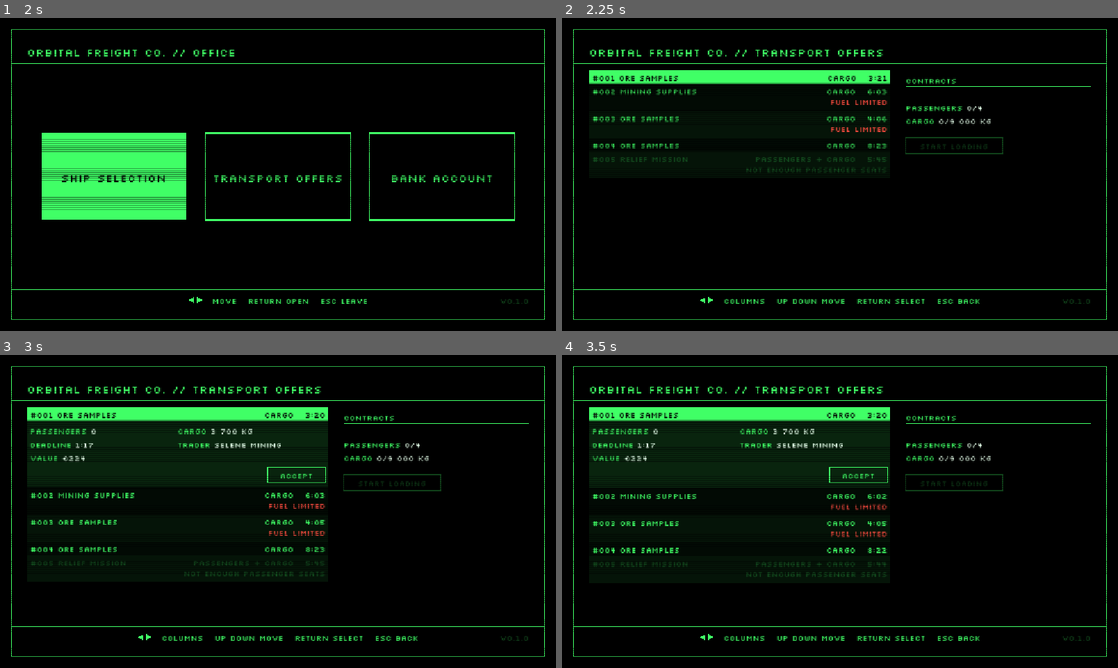
Above: before the commit, frames 1-4 (two rows, left to right).
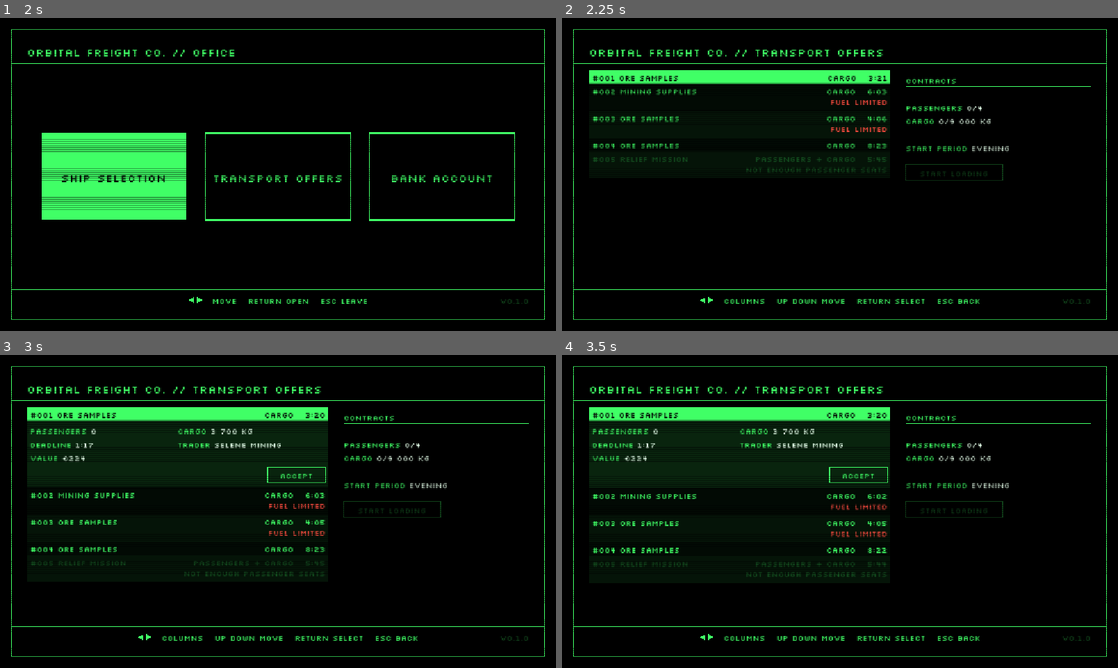
Above: after the commit, the same moments.

Repository: pkopczynski/lunar-lander
Game: Godot game, scene res://main.tscn
The game is run twice, just before and just after one commit, with the same random seed, the same clock (stepped at 60 frames per second) and the same inputs.
Inputs (mouse positions are in pixels of both pictures, inside the frame that each line leads up to):
- Up to frame 1 (2 s): tap Enter (ui_accept) at 0.5, 1.35, 1.52, 1.82 s; move the mouse to (400, 158) at 0.52 s; hold Right (ui_right) 0.53-1.28 s; hold Enter (ui_accept) 0.53-1.28 s; click (400, 158) at 0.67 s; move the mouse to (166, 190) at 1.27 s; hold Down (ui_down) from 1.28 s (still down)
- Up to frame 2 (2.25 s): move the mouse to (895, 105) at 2.02 s; release Down (ui_down) at 2.03 s; hold Right (ui_right) from 2.03 s (still down); hold Enter (ui_accept) from 2.03 s (still down)
- Up to frame 3 (3 s): tap R (restart) at 2.75 s; move the mouse to (250, 574) at 2.77 s; release Right (ui_right) at 2.78 s; release Enter (ui_accept) at 2.78 s; hold Up (ui_up) from 2.78 s (still down); tap Enter (ui_accept) at 2.85 s; click (250, 574) at 2.92 s
- Up to frame 4 (3.5 s): keep holding Up (ui_up); tap Enter (ui_accept) at 3.02, 3.32 s

Frame 1 is identical in both runs. In frame 2, 0.5% of the frame differs, in the area x 61-81%, y 38-52%; in frame 3, 0.5%; in frame 4, 0.5%.

Commit message:
feat: choose when a mission starts with a START PERIOD row
The Transport offers screen's Contracts column gains a START PERIOD row above START LOADING (Morning, Day, Evening or Night), reached with Up/Down with or without Contracts and cycled with Return. Each time the Office opens it starts on the period holding the local time. START LOADING sets the local time to a random whole minute within the chosen period, re-rolled for every mission; changing the row alone leaves the time alone.

Co-Authored-By: Claude Opus 5.5 <noreply@anthropic.com>

Diff:
--- a/office.gd
+++ b/office.gd
@@ -111,6 +111,7 @@
 
 @onready var lander: Lander = $"../Lander"
 @onready var economy: Economy = $"../Economy"
+@onready var clock: PlanetClock = $"../PlanetClock"
 @onready var terminal: Control = $Terminal
 
 
@@ -219,6 +220,7 @@
 	visible = true
 	screen = Screen.MAIN
 	popup = PopupKind.NONE
+	transport_offers.reset_mission_rows(clock)
 	get_tree().paused = true
 	power_to(1.0)
 
@@ -232,9 +234,13 @@
 		after_closing.call())
 
 
-# Loading starts over the flight view once the Terminal is off.
+# Loading starts over the flight view once the Terminal is off, and the mission starts in the
+# chosen start period: the local time is re-rolled within it every time.
 func start_loading() -> void:
-	power_off(economy.start_loading)
+	var period := transport_offers.start_period
+	power_off(func() -> void:
+		clock.start_mission(clock.location, period)
+		economy.start_loading())
 
 
 func power_to(target: float, done := Callable()) -> void:
--- a/planet_clock.gd
+++ b/planet_clock.gd
@@ -57,6 +57,11 @@
 	location_changed.emit(location)
 
 
+# The start period holding the local time.
+func start_period() -> StartPeriod:
+	return floori(minutes) / PERIOD_MINUTES as StartPeriod
+
+
 func hhmm() -> String:
 	var whole := floori(minutes)
 	return "%02d:%02d" % [whole / 60, whole % 60]
--- a/tests/test_remove_contract.gd
+++ b/tests/test_remove_contract.gd
@@ -11,22 +11,32 @@
 	await press(&"ui_right")
 
 
-func test_up_and_down_select_each_contract_then_start_loading() -> void:
+# From START LOADING, Up past START PERIOD to the last Contract.
+func up_to_last_contract() -> void:
+	await press(&"ui_up")
+	await press(&"ui_up")
+
+
+func test_up_and_down_select_each_contract_then_start_period_and_start_loading() -> void:
 	var first := known_offer(1, 0.0)
 	var second := known_offer(0, 1000.0)
 	await accept_and_focus_contracts([first, second])
-	check(offers().selected_contract() == null, "Right should land on START LOADING")
+	check(offers().on_start_loading(), "Right should land on START LOADING")
 	await press(&"ui_up")
-	check(offers().selected_contract() == second, "Up should select the last Contract")
+	check(offers().selected_mission_line() == "START PERIOD", "Up should select START PERIOD")
+	await press(&"ui_up")
+	check(offers().selected_contract() == second, "Up again should select the last Contract")
 	await press(&"ui_up")
 	check(offers().selected_contract() == first, "Up again should select the first Contract")
 	await press(&"ui_up")
 	check(offers().selected_contract() == first, "Up should stop at the first Contract")
 	await press(&"ui_down")
 	await press(&"ui_down")
-	check(offers().selected_contract() == null, "Down should reach START LOADING after the Contracts")
+	check(offers().selected_mission_line() == "START PERIOD", "Down should reach START PERIOD after the Contracts")
 	await press(&"ui_down")
-	check(offers().selected_contract() == null, "Down should stop at START LOADING")
+	check(offers().on_start_loading(), "Down should reach START LOADING after START PERIOD")
+	await press(&"ui_down")
+	check(offers().on_start_loading(), "Down should stop at START LOADING")
 	await press(&"ui_accept")
 	await wait_for_terminal()
 	check(economy().phase == Economy.Phase.LOADING, "Return on START LOADING should still start loading")
@@ -35,7 +45,7 @@
 func test_return_on_a_contract_asks_remove_contract_and_no_or_escape_keep_it() -> void:
 	var offer := known_offer(1, 0.0)
 	await accept_and_focus_contracts([offer])
-	await press(&"ui_up")
+	await up_to_last_contract()
 	await press(&"ui_accept")
 	check(office().popup == Office.PopupKind.REMOVE_CONTRACT, "Return on a Contract should ask to remove it")
 	check(office().popup_text() == "REMOVE CONTRACT?", "the popup should ask REMOVE CONTRACT?, got %s" % office().popup_text())
@@ -55,7 +65,7 @@
 	var kept := known_offer(1, 1000.0)
 	var removed := known_offer(2, 2000.0)
 	await accept_and_focus_contracts([kept, removed])
-	await press(&"ui_up")
+	await up_to_last_contract()
 	check(offers().selected_contract() == removed, "Up should select the last Contract")
 	await press(&"ui_accept")
 	await press(&"ui_left")
@@ -77,12 +87,12 @@
 func test_removing_the_last_contract_dims_start_loading() -> void:
 	var offer := known_offer(1, 0.0)
 	await accept_and_focus_contracts([offer])
-	await press(&"ui_up")
+	await up_to_last_contract()
 	await press(&"ui_accept")
 	await press(&"ui_left")
 	await press(&"ui_accept")
 	check(economy().contracts.is_empty(), "Yes should remove the Contract")
 	check(not offers().start_loading_enabled(), "START LOADING should dim with no Contracts")
-	check(offers().selected_contract() == null, "the cursor should be on START LOADING")
+	check(offers().on_start_loading(), "the cursor should be on START LOADING")
 	await press(&"ui_accept")
 	check(office().showing and economy().phase == Economy.Phase.NONE, "START LOADING should do nothing")
--- /dev/null
+++ b/tests/test_start_period.gd
@@ -0,0 +1,175 @@
+extends "res://tests/scene_test.gd"
+# The Transport offers screen's START PERIOD row: the mission starts when the player chooses.
+
+
+# The hour the HUD clock shows.
+func shown_hour() -> int:
+	return hud().clock_text().get_slice("  ", 1).get_slice(":", 0).to_int()
+
+
+func test_the_start_period_row_sits_above_start_loading_and_is_reachable_without_contracts() -> void:
+	await open_transport_offers()
+	check(offers().mission_lines() == PackedStringArray(["START PERIOD EVENING"]),
+		"a run starts in the Evening, so the row should read START PERIOD EVENING, got %s" % offers().mission_lines())
+	await press(&"ui_right")
+	check(offers().on_start_loading(), "Right should land on START LOADING")
+	await press(&"ui_up")
+	check(offers().selected_mission_line() == "START PERIOD", "Up from START LOADING should reach START PERIOD")
+	await press(&"ui_up")
+	check(offers().selected_mission_line() == "START PERIOD", "Up should stop at START PERIOD without Contracts")
+	await press(&"ui_down")
+	check(offers().on_start_loading(), "Down should go back to START LOADING")
+	await press(&"ui_down")
+	check(offers().on_start_loading(), "Down should stop at START LOADING")
+
+
+func test_return_cycles_morning_day_evening_night_and_wraps() -> void:
+	await open_transport_offers()
+	await press(&"ui_right")
+	await press(&"ui_up")
+	var seen := PackedStringArray([offers().mission_lines()[0]])
+	for i in 4:
+		await press(&"ui_accept")
+		seen.append(offers().mission_lines()[0])
+	check(seen == PackedStringArray(["START PERIOD EVENING", "START PERIOD NIGHT", "START PERIOD MORNING",
+		"START PERIOD DAY", "START PERIOD EVENING"]), "Return should cycle the period and wrap, got %s" % seen)
+	check(office().showing and economy().phase == Economy.Phase.NONE, "Return on the row shouldn't start loading")
+
+
+func test_the_row_is_reachable_with_contracts_between_them_and_start_loading() -> void:
+	var offer := known_offer(1, 0.0)
+	economy().put_offer(offer)
+	await open_transport_offers()
+	await accept(offer)
+	await press(&"ui_right")
+	await press(&"ui_up")
+	check(offers().selected_mission_line() == "START PERIOD", "Up from START LOADING should reach START PERIOD first")
+	await press(&"ui_up")
+	check(offers().selected_contract() == offer, "Up from START PERIOD should reach the Contract")
+	await press(&"ui_down")
+	check(offers().selected_mission_line() == "START PERIOD", "Down from the Contract should reach START PERIOD")
+	await press(&"ui_down")
+	check(offers().on_start_loading(), "Down from START PERIOD should reach START LOADING")
+
+
+# Sets the local time half a minute past hh:mm, so whole-minute readings aren't on a boundary.
+func set_time(hours: int, minutes: int) -> void:
+	clock().minutes = hours * 60 + minutes + 0.5
+
+
+# Docks, says Yes to ENTER THE OFFICE? and waits for the Terminal.
+func enter_the_office() -> void:
+	await dock_in_spot()
+	await press(&"ui_left")
+	await press(&"ui_accept")
+	await wait_for_terminal()
+	check(office().showing, "Yes on ENTER THE OFFICE? should open the Office")
+
+
+# Leaves Transport offers and the Office with Escape.
+func leave_the_office() -> void:
+	await press(&"ui_cancel")
+	await press(&"ui_cancel")
+	await wait_for_terminal()
+	check(not office().showing, "Escape twice should leave the Office")
+
+
+func test_opening_the_office_sets_the_row_to_the_period_holding_the_local_time() -> void:
+	await choose_ship()
+	for time: Array in [[8, 0, "MORNING"], [14, 0, "DAY"], [3, 0, "NIGHT"], [23, 0, "EVENING"], [6, 0, "MORNING"]]:
+		set_time(time[0], time[1])
+		await enter_the_office()
+		await open_transport_offers()
+		check(offers().mission_lines() == PackedStringArray(["START PERIOD " + time[2]]),
+			"opened at %02d:%02d, the row should read START PERIOD %s, got %s" % [time[0], time[1], time[2], offers().mission_lines()])
+		# A changed row starts over on the next opening.
+		await press(&"ui_right")
+		await press(&"ui_up")
+		await press(&"ui_accept")
+		await leave_the_office()
+
+
+func test_changing_the_row_without_starting_loading_leaves_the_local_time_alone() -> void:
+	await choose_ship()
+	await enter_the_office()
+	set_time(14, 0)
+	await open_transport_offers()
+	await press(&"ui_right")
+	await press(&"ui_up")
+	await press(&"ui_accept")
+	await press(&"ui_accept")
+	check(offers().mission_lines()[0] != "START PERIOD EVENING", "Return should change the row")
+	await leave_the_office()
+	check(hud().clock_text() == "VALLEY  14:00", "leaving the Office without loading should keep the time, got '%s'" % hud().clock_text())
+
+
+# Accepts the offer, picks the period on the START PERIOD row, presses START LOADING and waits
+# for the Terminal to power off. Opens Transport offers from the main screen.
+func start_loading_in(period: String, offer: TransportOffer) -> void:
+	economy().put_offer(offer)
+	await open_transport_offers()
+	await accept(offer)
+	await press(&"ui_right")
+	await press(&"ui_up")
+	for i in 4:
+		if offers().mission_lines()[0] == "START PERIOD " + period:
+			break
+		await press(&"ui_accept")
+	check(offers().mission_lines()[0] == "START PERIOD " + period, "Return should reach %s" % period)
+	await press(&"ui_down")
+	await press(&"ui_accept")
+	await wait_for_terminal()
+	check(economy().phase == Economy.Phase.LOADING, "START LOADING should start loading")
+
+
+func test_start_loading_sets_the_local_time_within_the_chosen_period() -> void:
+	var ranges := {"MORNING": [6, 11], "DAY": [12, 17], "EVENING": [18, 23], "NIGHT": [0, 5]}
+	var seed_value := 0
+	for period: String in ranges:
+		# R restarts once a loading ship is back in the flight view.
+		if seed_value > 0:
+			await restart()
+		clock().reseed(seed_value)
+		seed_value += 1
+		await start_loading_in(period, known_offer(1, 0.0))
+		var hour := shown_hour()
+		check(hour >= ranges[period][0] and hour <= ranges[period][1],
+			"START LOADING in the %s should set the time within it, got '%s'" % [period, hud().clock_text()])
+
+
+func test_every_mission_rerolls_the_time_even_in_the_current_period() -> void:
+	clock().reseed(1)
+	set_time(20, 0)
+	await start_loading_in("EVENING", known_offer(1, 0.0))
+	var first: String = hud().clock_text()
+	check(shown_hour() >= 18 and first != "VALLEY  20:00",
+		"START LOADING in the current period should roll a new Evening time, got '%s'" % first)
+	await check_the_clock_moves_on(first, "through loading")
+	await seconds(4.0)
+	check(economy().phase == Economy.Phase.DELIVERING, "loading should have finished")
+	# Deliver: the debug shortcut lands on the pad, which unloads.
+	place(Vector2(pad_x() + 300.0, 0.0))
+	await check_the_clock_moves_on(hud().clock_text(), "on the delivery flight")
+	await press(&"restart")
+	await frames(2)
+	check(economy().phase == Economy.Phase.UNLOADING, "landing on the pad should start unloading")
+	await check_the_clock_moves_on(hud().clock_text(), "while unloading")
+	await seconds(3.0)
+	check(economy().phase == Economy.Phase.NONE, "unloading should have finished")
+	set_time(14, 0)
+	await enter_the_office()
+	await start_loading_in("DAY", known_offer(1, 0.0))
+	var second: String = hud().clock_text()
+	check(shown_hour() >= 12 and shown_hour() <= 17 and second != "VALLEY  14:00",
+		"the second mission should roll a new Day time, got '%s'" % second)
+
+
+# The HUD clock moves on 2 minutes in one real second.
+func check_the_clock_moves_on(from: String, where: String) -> void:
+	var hhmm := from.get_slice("  ", 1)
+	var minutes := hhmm.get_slice(":", 0).to_int() * 60 + hhmm.get_slice(":", 1).to_int()
+	clock().minutes = minutes + 0.5
+	await seconds(1.0)
+	var expected := (minutes + 2) % PlanetClock.MINUTES_PER_DAY
+	check(hud().clock_text() == "VALLEY  %02d:%02d" % [expected / 60, expected % 60],
+		"the clock should keep running %s, %s then '%s'" % [where, from, hud().clock_text()])
--- a/transport_offers_screen.gd
+++ b/transport_offers_screen.gd
@@ -27,6 +27,7 @@
 const FUEL_LIMITED_LABEL := "FUEL LIMITED:"
 const FUEL_LIMITED_NOTE := "FUEL LIMITED"
 const START_LOADING_TEXT := "START LOADING"
+const START_PERIOD_LABEL := "START PERIOD"
 const REMOVE_TEXT := "X"
 const KG_SUFFIX := " KG"
 const OFFER_EXPIRED_TEXT := "OFFER EXPIRED"
@@ -41,8 +42,11 @@
 var list: ExpandableList
 # The offer whose ARE YOU SURE? is showing, if any.
 var accepting: TransportOffer
-# The Contracts column's cursor: a Contract's index, or the Contracts' count for START LOADING.
-var contract_index := 0
+# The start period START LOADING passes to the planet clock.
+var start_period := PlanetClock.StartPeriod.EVENING
+# The Contracts column's cursor, walking its stops top to bottom: each Contract, each mission
+# row, then START LOADING.
+var cursor := 0
 var notice_text := ""
 var notice_left := 0.0
 
@@ -79,7 +83,7 @@
 func handle_input(event: InputEvent) -> bool:
 	if event.is_action_pressed("ui_right"):
 		if focus != Column.CONTRACTS:
-			contract_index = economy.contracts.size()
+			cursor = start_loading_stop()
 		focus = Column.CONTRACTS
 	elif event.is_action_pressed("ui_left"):
 		focus = Column.OFFERS
@@ -100,15 +104,18 @@
 	return true
 
 
-# Up/Down walk the Contracts, then START LOADING. Escape is left to the Office.
+# Up/Down walk the Contracts, the mission rows, then START LOADING. Return on a mission row
+# cycles its value. Escape is left to the Office.
 func handle_contracts_input(event: InputEvent) -> bool:
 	if event.is_action_pressed("ui_up"):
-		contract_index = maxi(contract_index - 1, 0)
+		cursor = maxi(cursor - 1, 0)
 	elif event.is_action_pressed("ui_down"):
-		contract_index = mini(contract_index + 1, economy.contracts.size())
+		cursor = mini(cursor + 1, start_loading_stop())
 	elif event.is_action_pressed("ui_accept"):
 		if selected_contract() != null:
 			office.show_popup(Office.PopupKind.REMOVE_CONTRACT, Office.Choice.NO)
+		elif selected_mission_row() != -1:
+			cycle_mission_row(selected_mission_row())
 		elif start_loading_enabled():
 			office.start_loading()
 	else:
@@ -126,7 +133,25 @@
 # Yes on REMOVE CONTRACT?: the cursor stays on a Contract while any are left.
 func confirm_remove() -> void:
 	economy.remove_contract(selected_contract())
-	contract_index = maxi(mini(contract_index, economy.contracts.size() - 1), 0)
+	cursor = start_loading_stop() if economy.contracts.is_empty() else mini(cursor, economy.contracts.size() - 1)
+
+
+# Each time the Office opens, the mission rows start on the here and now: the start
+# period holding the current local time.
+func reset_mission_rows(clock: PlanetClock) -> void:
+	start_period = clock.start_period()
+
+
+# Return on a mission row: its next value, wrapping.
+func cycle_mission_row(row: int) -> void:
+	match mission_parts()[row][0]:
+		START_PERIOD_LABEL:
+			start_period = posmod(start_period + 1, PlanetClock.StartPeriod.size()) as PlanetClock.StartPeriod
+
+
+# The cursor's stop on START LOADING, after the Contracts and the mission rows.
+func start_loading_stop() -> int:
+	return economy.contracts.size() + mission_parts().size()
 
 
 # The left column of the screen's area.
@@ -148,10 +173,41 @@
 
 # Observable state
 
-# The Contract under the Contracts column's cursor, or null on START LOADING.
+# The Contract under the Contracts column's cursor, or null on a mission row or START LOADING.
 func selected_contract() -> TransportOffer:
-	contract_index = mini(contract_index, economy.contracts.size())
-	return economy.contracts[contract_index] if contract_index < economy.contracts.size() else null
+	cursor = mini(cursor, start_loading_stop())
+	return economy.contracts[cursor] if cursor < economy.contracts.size() else null
+
+
+# The index of the mission row under the Contracts column's cursor, or -1.
+func selected_mission_row() -> int:
+	cursor = mini(cursor, start_loading_stop())
+	var row := cursor - economy.contracts.size()
+	return row if row >= 0 and row < mission_parts().size() else -1
+
+
+# The label of the mission row under the Contracts column's cursor, or "".
+func selected_mission_line() -> String:
+	var row := selected_mission_row()
+	return mission_parts()[row][0] if row != -1 else ""
+
+
+func on_start_loading() -> bool:
+	return focus == Column.CONTRACTS and selected_contract() == null and selected_mission_row() == -1
+
+
+# The mission rows between the summary and START LOADING, e.g. START PERIOD MORNING.
+func mission_lines() -> PackedStringArray:
+	var lines := PackedStringArray()
+	for part in mission_parts():
+		lines.append("%s %s" % part)
+	return lines
+
+
+# The mission rows as [label, value], top to bottom: what START LOADING passes to the planet
+# clock.
+func mission_parts() -> Array[Array]:
+	return [[START_PERIOD_LABEL, PlanetClock.StartPeriod.keys()[start_period]]]
 
 
 # The notice showing, such as OFFER EXPIRED, or "".
@@ -348,15 +404,16 @@
 		-1, HORIZONTAL_ALIGNMENT_LEFT, Office.BLACK)
 
 
-# CONTRACTS and its list (each with a plain X at its right end), the summary, then START LOADING
-# (dimmed while there are no Contracts); the Contract row or button under the cursor is inverted.
+# CONTRACTS and its list (each with a plain X at its right end), the summary, the mission rows
+# (green label, white value), then START LOADING (dimmed while there are no Contracts); the
+# row or button under the cursor is inverted.
 func draw_contracts(area: Rect2) -> void:
 	var y := area.position.y
 	var lines := contract_lines()
 	var focused := focus == Column.CONTRACTS
 	for i in lines.size():
 		y += ROW_HEIGHT
-		var selected := i > 0 and focused and contract_index == i - 1
+		var selected := i > 0 and focused and cursor == i - 1
 		var color := Office.BLACK if selected else Office.GREEN
 		if selected:
 			# The whole row inverted, like a selected offer, its text sharing the baseline.
@@ -375,9 +432,19 @@
 		y += ROW_HEIGHT
 		office.draw_label_value(part[0], part[1], Vector2(area.position.x, y), Office.TEXT_SIZE, area.size.x, part[2],
 			part[3])
+	y += ROW_HEIGHT
+	var parts := mission_parts()
+	for i in parts.size():
+		y += ROW_HEIGHT
+		var selected := focused and selected_mission_row() == i
+		if selected:
+			office.terminal.draw_rect(Rect2(area.position.x - ROW_PADDING, y - (ROW_HEIGHT + Office.TEXT_SIZE) / 2.0,
+				area.size.x + 2.0 * ROW_PADDING, ROW_HEIGHT), Office.GREEN)
+		office.draw_label_value(parts[i][0], parts[i][1], Vector2(area.position.x, y), Office.TEXT_SIZE, area.size.x,
+			Office.BLACK if selected else Office.GREEN, Office.BLACK if selected else Office.WHITE)
 	var button := Rect2(Vector2(area.position.x, y + ROW_HEIGHT), START_LOADING_SIZE)
 	var lit := Office.GREEN if start_loading_enabled() else Office.DIM_GREEN
-	focused = focused and selected_contract() == null
+	focused = on_start_loading()
 	if focused:
 		office.terminal.draw_rect(button, lit)
 	else:
Not shown, added: tests/test_start_period.gd.uid
